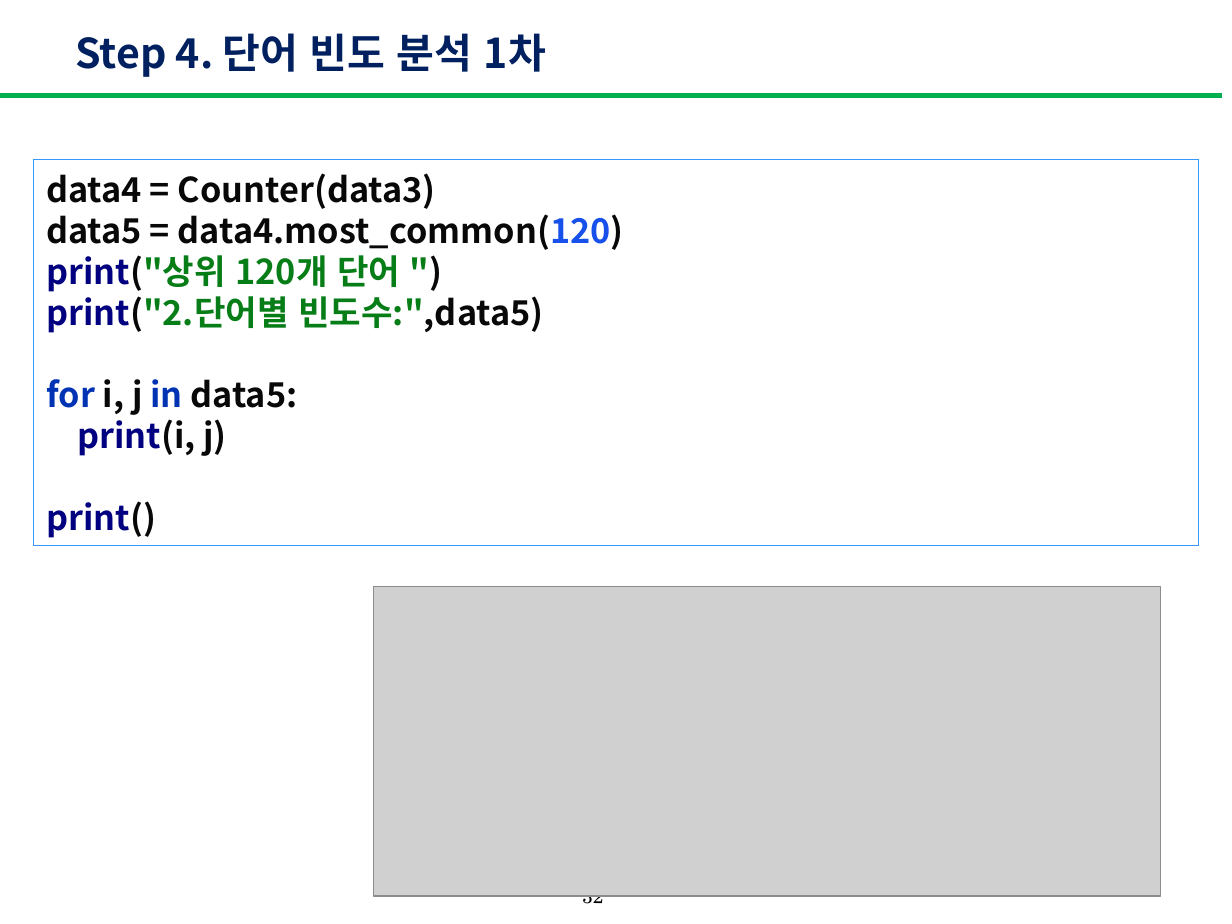
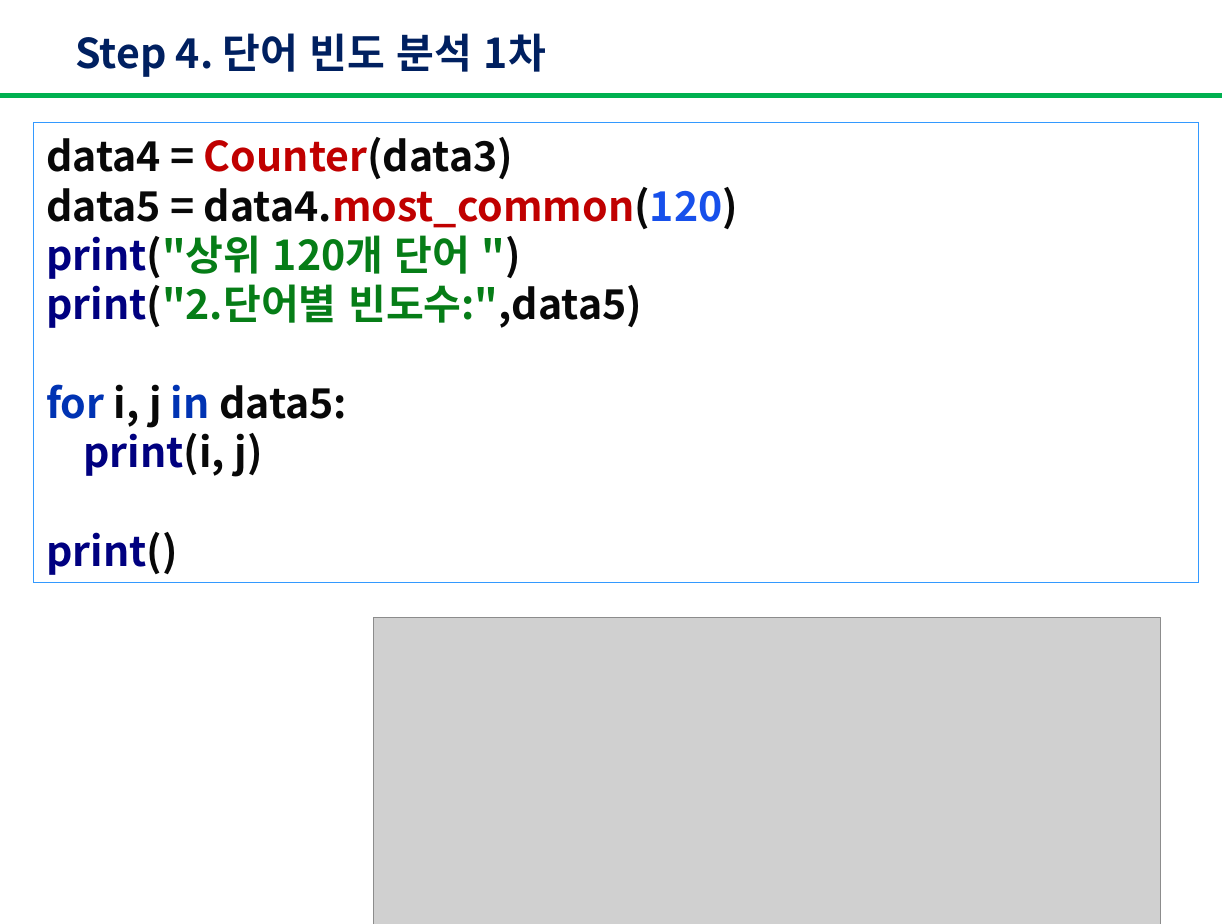
Before and after one commit to yoon-hyosun/PA, a slide deck: slide 37 of 한국어분석과워드클라우드_4.pptx (slide 32 before the commit). Drawn at 1232x924 pixels with LibreOffice and Linux fonts; fonts in the diff are those of the drawing; grey boxes stand for pictures. Boxes give left, top, right and bottom in pixels: in the first picture for what was removed or moved away, otherwise in the second. Text is boxed around its words. In the diff, an @@ line names an element or a change of style, - is before the commit and + after.

```diff
--- a/한국어분석과워드클라우드_4.pptx
+++ b/한국어분석과워드클라우드_4.pptx
@@ rectangle "data4 = Counter(data3) data5 = ...": place and size @@
-rectangle "data4 = Counter(data3) data5 = ..." at (34,160,1199,546)
+rectangle "data4 = Counter(data3) data5 = ..." at (34,123,1199,584)
@@ rectangle "data4 = Counter(data3) data5 = ..." at (34,123,1199,584): size 20 to 24 pt; text colour #080808 to #C00000 in "Counter(data3) data4.most_common(120)" @@
@@ picture: place and size @@
-picture at (373,586,1161,896)
+picture at (373,617,1161,924)
@@ page number removed at (582,895,603,910) @@
-32
```
Also in this commit, not shown: 31 other slides changed, 8 slides added, 2 slides removed.
